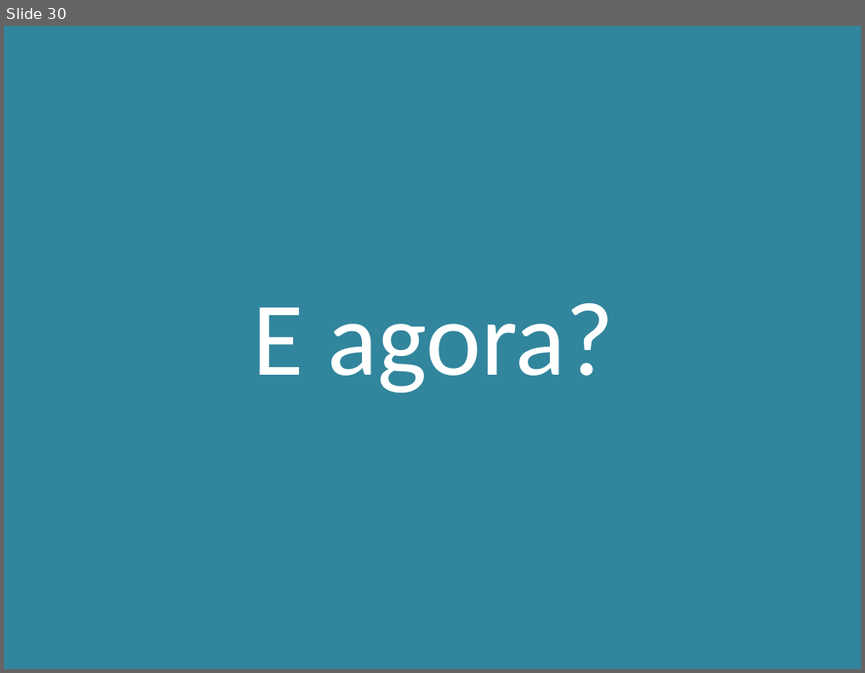
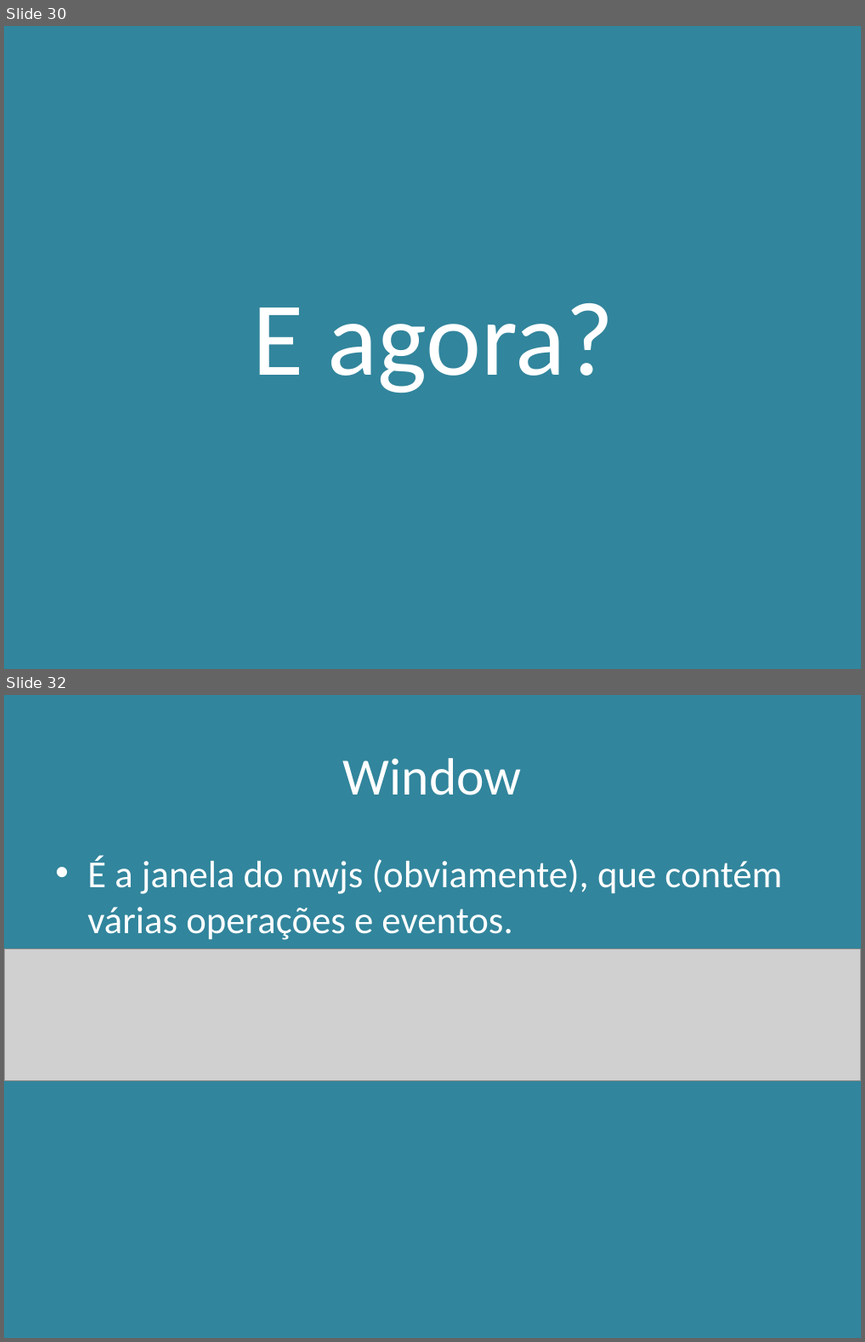
Before and after one commit to JayrAlencar/minicurso-nwjs, a slide deck: apresentacao.pptx. Shown one above the other, each under a label of ours: slide 30 before the commit, slides 30 and 32 after it; the slides between them are not shown. The pictures are 865x673 and 865x1342 pixels, drawn with LibreOffice and Linux fonts; fonts in the diff are those of the drawing; grey boxes stand for pictures. Boxes give left, top, right and bottom in pixels: in the first picture for what was removed or moved away, otherwise in the second. Text is boxed around its words. In the diff, an @@ line names an element or a change of style, - is before the commit and + after.

Commit message:
Exemplos menu e window - atualização da apresentação

```diff
--- a/apresentacao.pptx
+++ b/apresentacao.pptx
@@ slide 32 added at box(4, 695, 861, 1338), background #31859C @@
@@ title added at box(343, 758, 522, 795), 44 pt, text #FFFFFF @@
+Window
@@ text added at box(87, 856, 782, 940), 32 pt, text #FFFFFF @@
+• É a janela do nwjs (obviamente), que contém várias operações e eventos.
@@ picture added at box(5, 948, 861, 1081) @@
```
Also in this commit, not shown: 6 other slides added, 1 slide removed, 5 other files.
